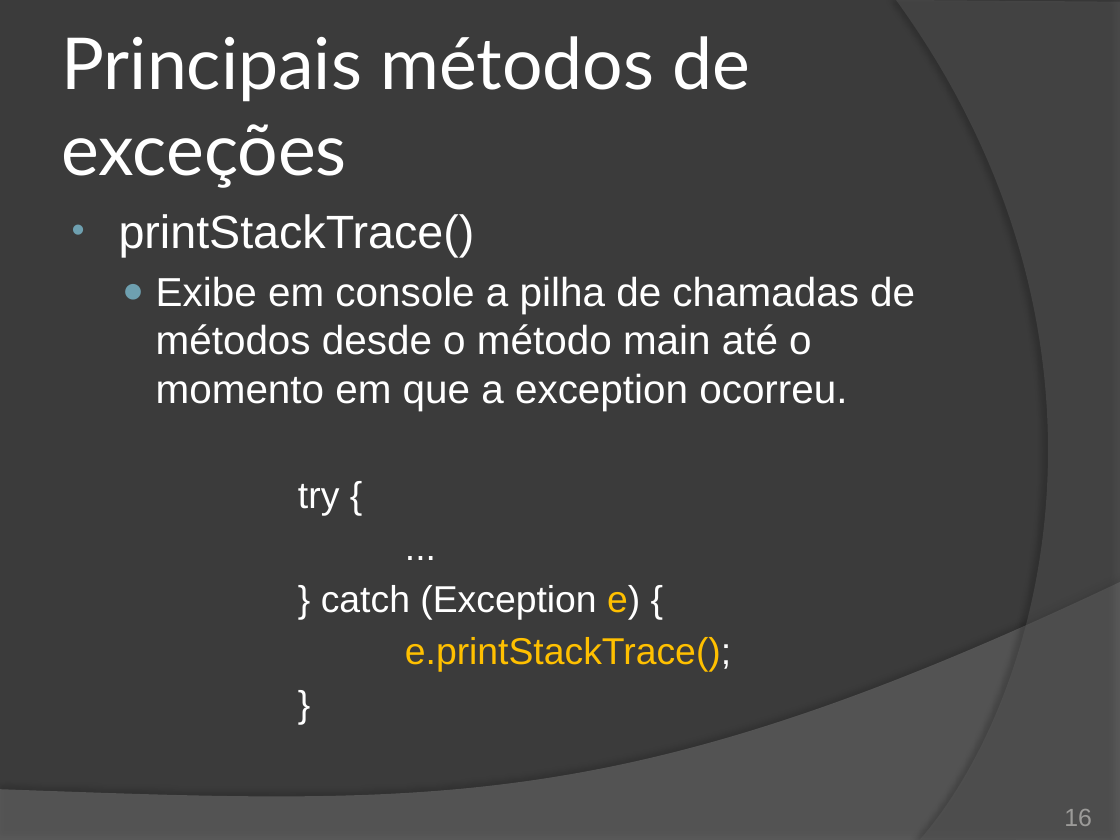
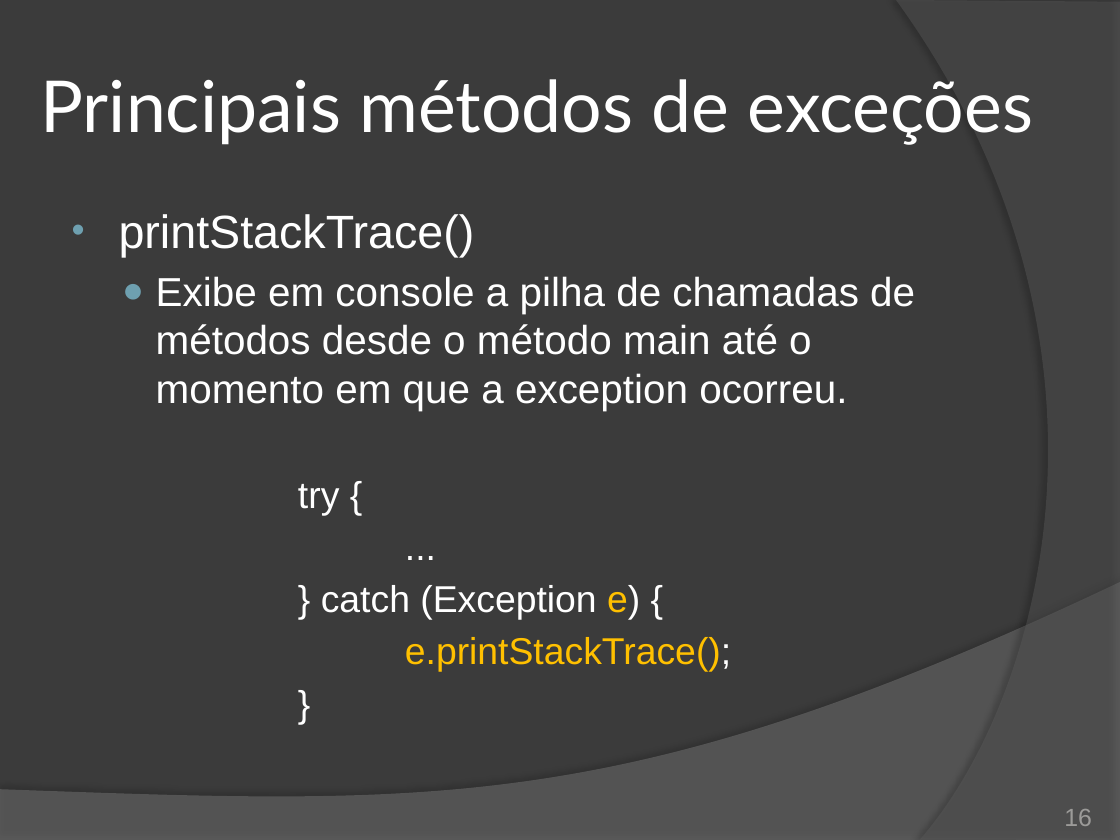
Before and after one commit to duchesqui/slzvieira-training, a slide deck: slide 16 of trunk/2-Java-Programmer-Modulo-II/12.Capitulo06.pptx. Drawn at 1120x840 pixels with LibreOffice and Linux fonts; fonts in the diff are those of the drawing. Boxes give left, top, right and bottom in pixels: in the first picture for what was removed or moved away, otherwise in the second. Text is boxed around its words. In the diff, an @@ line names an element or a change of style, - is before the commit and + after.

```diff
--- a/trunk/2-Java-Programmer-Modulo-II/12.Capitulo06.pptx
+++ b/trunk/2-Java-Programmer-Modulo-II/12.Capitulo06.pptx
@@ title "Principais métodos de exceções" rewrapped from (x1=62, y1=36, x2=751, y2=188) to (x1=41, y1=79, x2=1033, y2=145) @@
```
Also in this commit, not shown: 1 other slide changed, 7 other files.
